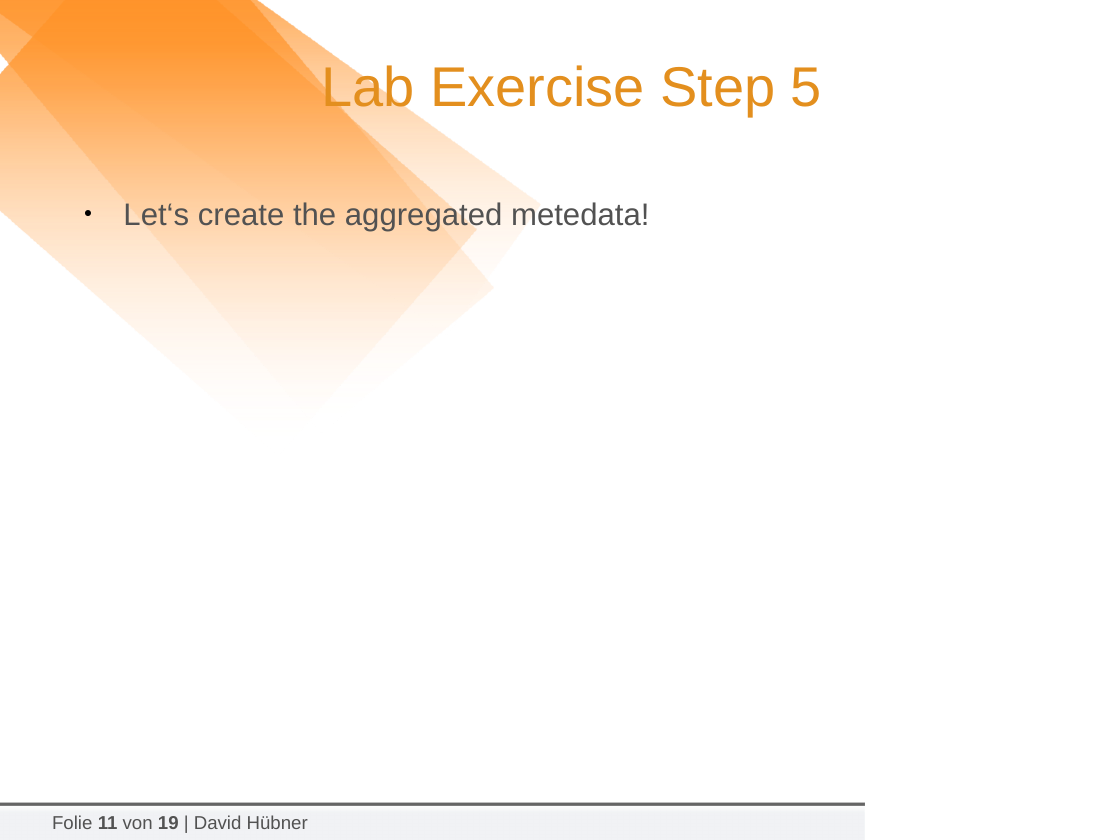
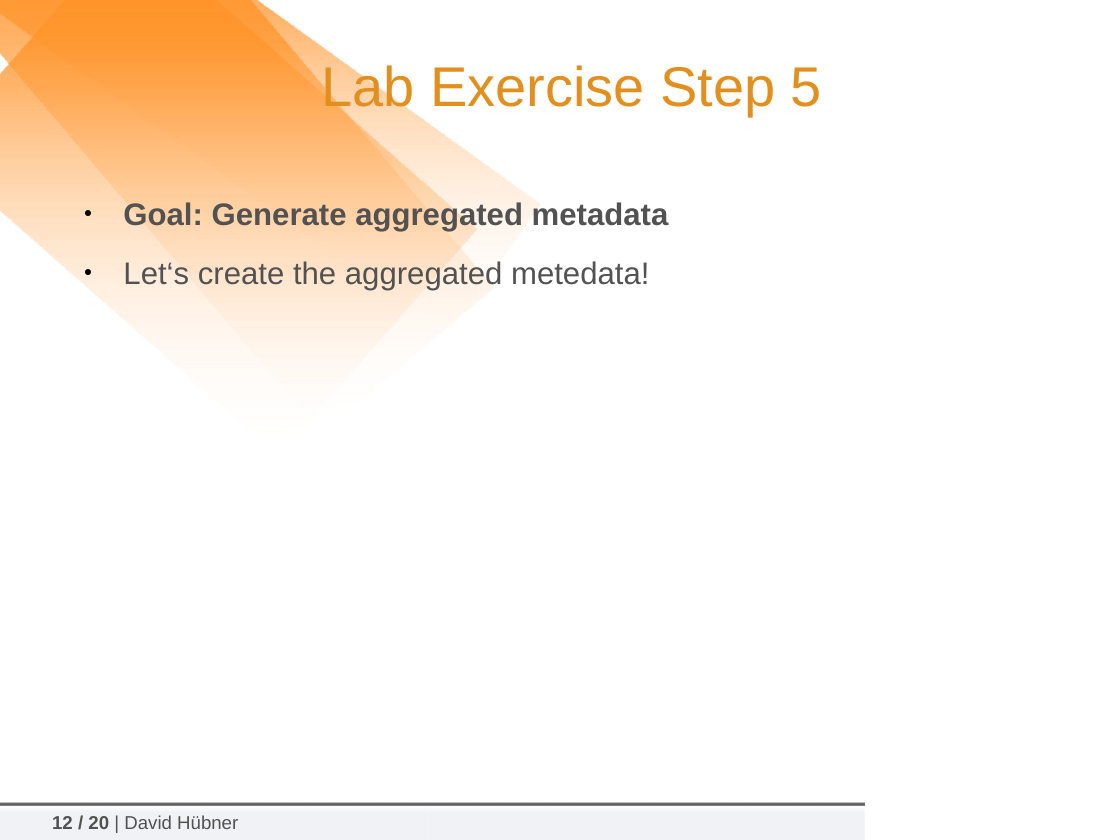
Before and after one commit to tiime2018/lab1, a slide deck: slide 12 of slides/2018-02-06_TIIME-Shibboleth-07-Hands-On.odp (slide 11 before the commit). Drawn at 1120x840 pixels with LibreOffice and Linux fonts; fonts in the diff are those of the drawing; background and template pictures are left out. Boxes give left, top, right and bottom in pixels: in the first picture for what was removed or moved away, otherwise in the second. Text is boxed around its words. In the diff, an @@ line names an element or a change of style, - is before the commit and + after.

```diff
--- a/slides/2018-02-06_TIIME-Shibboleth-07-Hands-On.odp
+++ b/slides/2018-02-06_TIIME-Shibboleth-07-Hands-On.odp
@@ text at [123,200,669,231]: paragraph added @@
+● Goal: Generate aggregated metadata
@@ text at [52,815,238,829]: text changed @@
-Folie 11 von 19 | David Hübner
+12 / 20 | David Hübner
```
Also in this commit, not shown: 15 other slides changed, 1 slide added, 1 other file.
